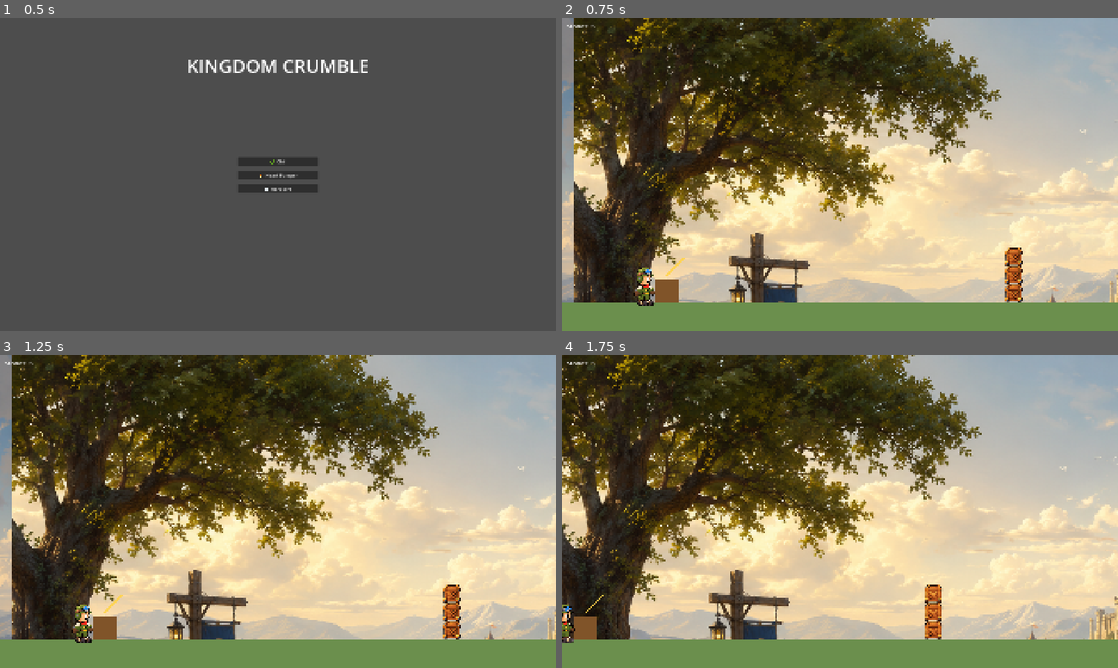
Above: before the commit, frames 1-4 (two rows, left to right).
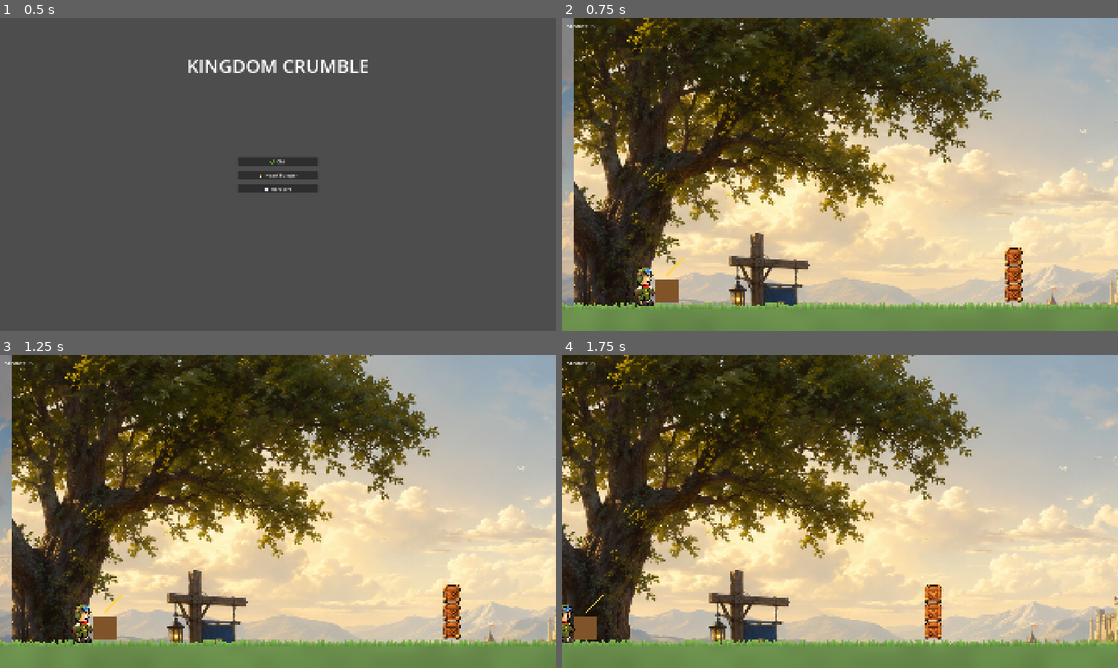
Above: after the commit, the same moments.

Repository: hazlema/kingdom-crumble
Game: Godot game, scene res://scenes/main_menu.tscn
The game is run twice, just before and just after one commit, with the same random seed, the same clock (stepped at 60 frames per second) and the same inputs.
Inputs (mouse positions are in pixels of both pictures, inside the frame that each line leads up to):
- Up to frame 1 (0.5 s): no input
- Up to frame 2 (0.75 s): click "🌿 Chill" at 0.5 s
- Up to frame 3 (1.25 s): no input
- Up to frame 4 (1.75 s): tap Enter (advance) at 1.25, 1.35 s; move the mouse to (962, 495) at 1.27 s; hold . (scout_right) from 1.28 s (still down); click (962, 495) at 1.42 s

Frame 1 is identical in both runs. In frame 2, 1.1% of the frame differs, in the area x 0-100%, y 90-94%; in frame 3, 1.1%; in frame 4, 1.2%.

Commit message:
feat: procedural swaying-grass shader on the ground strip
Clean-room canvas_item shader (no texture needed): hash-column blade
fringe along the grass line with per-blade height/tint variety, wind
sway plus noise gusts, mottled gradient body below. Applied to
GroundVisual via ShaderMaterial.

Co-Authored-By: Claude Fable 5 <noreply@anthropic.com>

Diff:
--- /dev/null
+++ b/art/shaders/grass.gdshader
@@ -0,0 +1,60 @@
+// Procedural side-view grass: a fringe of swaying blades along the top
+// edge, mottled gradient body below. Fully generated — no texture.
+shader_type canvas_item;
+
+uniform vec3 blade_color: source_color = vec3(0.36, 0.55, 0.25);
+uniform vec3 tip_color: source_color = vec3(0.55, 0.72, 0.33);
+uniform vec3 body_top_color: source_color = vec3(0.42, 0.56, 0.30);
+uniform vec3 body_bottom_color: source_color = vec3(0.24, 0.36, 0.18);
+uniform float rect_width_px = 6000.0;
+uniform float rect_height_px = 600.0;
+uniform float blade_height_px = 26.0;
+uniform float blade_width_px = 6.0;
+uniform float sway_px = 5.0;
+uniform float sway_speed = 1.4;
+
+float hash(float n) {
+	return fract(sin(n * 127.1) * 43758.5453);
+}
+
+float noise2(vec2 p) {
+	vec2 i = floor(p);
+	vec2 f = fract(p);
+	f = f * f * (3.0 - 2.0 * f);
+	float a = hash(i.x + i.y * 57.0);
+	float b = hash(i.x + 1.0 + i.y * 57.0);
+	float c = hash(i.x + (i.y + 1.0) * 57.0);
+	float d = hash(i.x + 1.0 + (i.y + 1.0) * 57.0);
+	return mix(mix(a, b, f.x), mix(c, d, f.x), f.y);
+}
+
+void fragment() {
+	float x_px = UV.x * rect_width_px;
+	float y_px = UV.y * rect_height_px; // 0 at the grass line (rect top)
+
+	if (y_px < blade_height_px) {
+		// Blade fringe. Sway grows toward the tips; each column is a blade.
+		float depth = y_px / blade_height_px;            // 0 tip .. 1 root
+		float gust = noise2(vec2(x_px * 0.002, TIME * 0.25)) - 0.5;
+		float sway = (sin(TIME * sway_speed + x_px * 0.045) * 0.6 + gust * 2.0)
+			* sway_px * (1.0 - depth);
+		float col = floor((x_px + sway) / blade_width_px);
+		float h = blade_height_px * (0.35 + 0.65 * hash(col));
+		float blade_top = blade_height_px - h;
+		if (y_px < blade_top) {
+			COLOR = vec4(0.0);
+		} else {
+			float t = clamp((y_px - blade_top) / max(h, 0.001), 0.0, 1.0);
+			vec3 c = mix(tip_color, blade_color, t);
+			c *= 0.92 + 0.16 * hash(col + 31.0); // per-blade variety
+			COLOR = vec4(c, 1.0);
+		}
+	} else {
+		// Ground body: vertical gradient with soft mottling.
+		float t = clamp((y_px - blade_height_px) / (rect_height_px - blade_height_px), 0.0, 1.0);
+		vec3 c = mix(body_top_color, body_bottom_color, t);
+		float m = noise2(vec2(x_px * 0.012, y_px * 0.012));
+		c *= 0.94 + m * 0.12;
+		COLOR = vec4(c, 1.0);
+	}
+}
--- a/scenes/level_01.tscn
+++ b/scenes/level_01.tscn
@@ -6,6 +6,12 @@
 [ext_resource type="Script" uid="uid://g3anjwx2773" path="res://src/camera/camera_director.gd" id="4"]
 [ext_resource type="PackedScene" path="res://scenes/hud.tscn" id="5"]
 [ext_resource type="PackedScene" path="res://scenes/background.tscn" id="6"]
+[ext_resource type="Shader" path="res://art/shaders/grass.gdshader" id="7"]
+
+[sub_resource type="ShaderMaterial" id="grass_mat"]
+shader = ExtResource("7")
+shader_parameter/rect_width_px = 6000.0
+shader_parameter/rect_height_px = 600.0
 
 [sub_resource type="WorldBoundaryShape2D" id="ground_shape"]
 
@@ -15,6 +21,7 @@
 [node name="Background" parent="." instance=ExtResource("6")]
 
 [node name="GroundVisual" type="ColorRect" parent="." unique_id=625341596]
+material = SubResource("grass_mat")
 offset_left = -2000.0
 offset_top = 600.0
 offset_right = 4000.0
Not shown, added: art/shaders/grass.gdshader.uid
